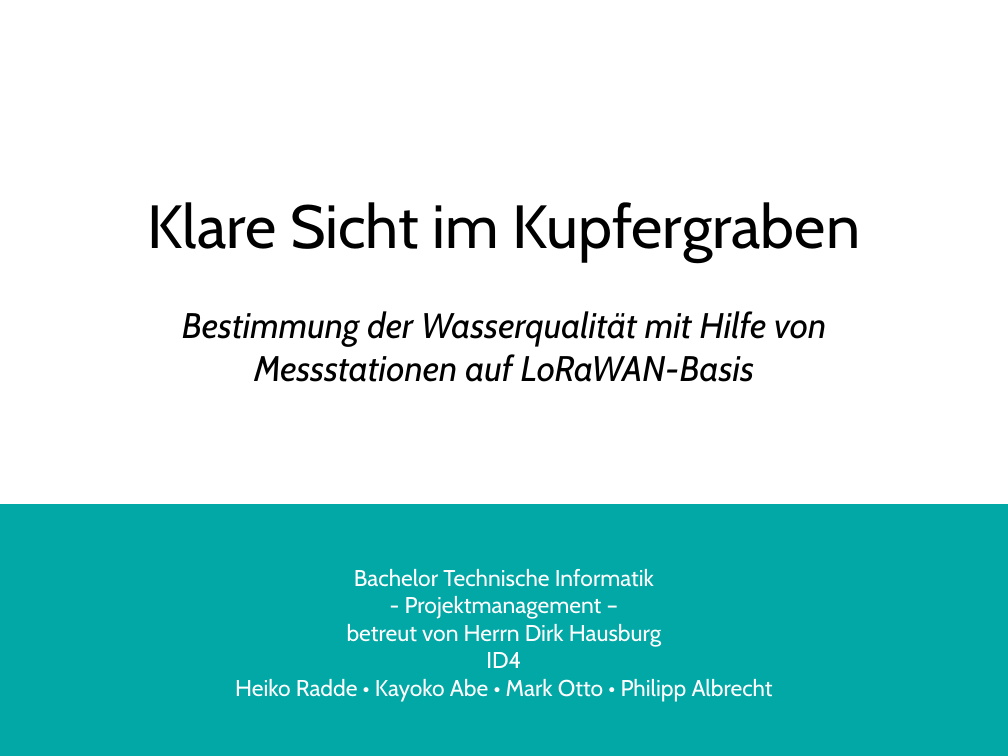
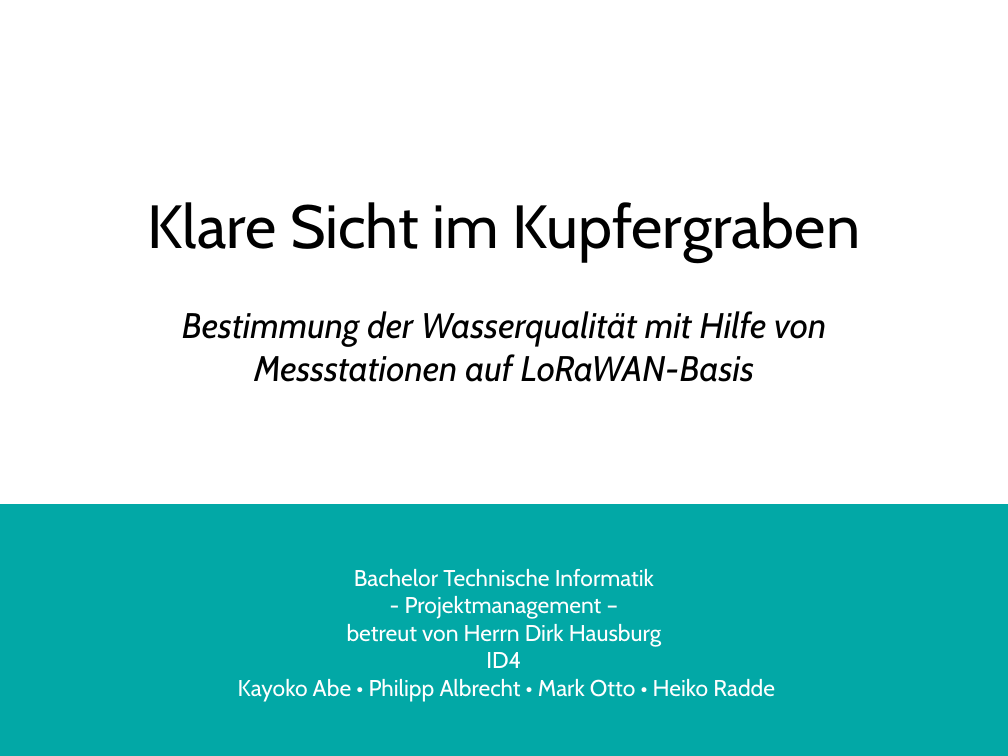
Before and after one commit to technologiestiftung/flussbad, a slide deck: slide 1 of doc/presentation/finalPresentation.odp. Drawn at 1008x756 pixels with LibreOffice and Linux fonts; fonts in the diff are those of the drawing; background and template pictures are left out. Boxes give left, top, right and bottom in pixels: in the first picture for what was removed or moved away, otherwise in the second. Text is boxed around its words. In the diff, an @@ line names an element or a change of style, - is before the commit and + after.

```diff
--- a/doc/presentation/finalPresentation.odp
+++ b/doc/presentation/finalPresentation.odp
@@ text at bbox=[238, 679, 775, 702]: text changed @@
-Heiko Radde • Kayoko Abe • Mark Otto • Philipp Albrecht
+Kayoko Abe • Philipp Albrecht • Mark Otto • Heiko Radde
```
Also in this commit, not shown: 6 other slides changed, 1 other file.
